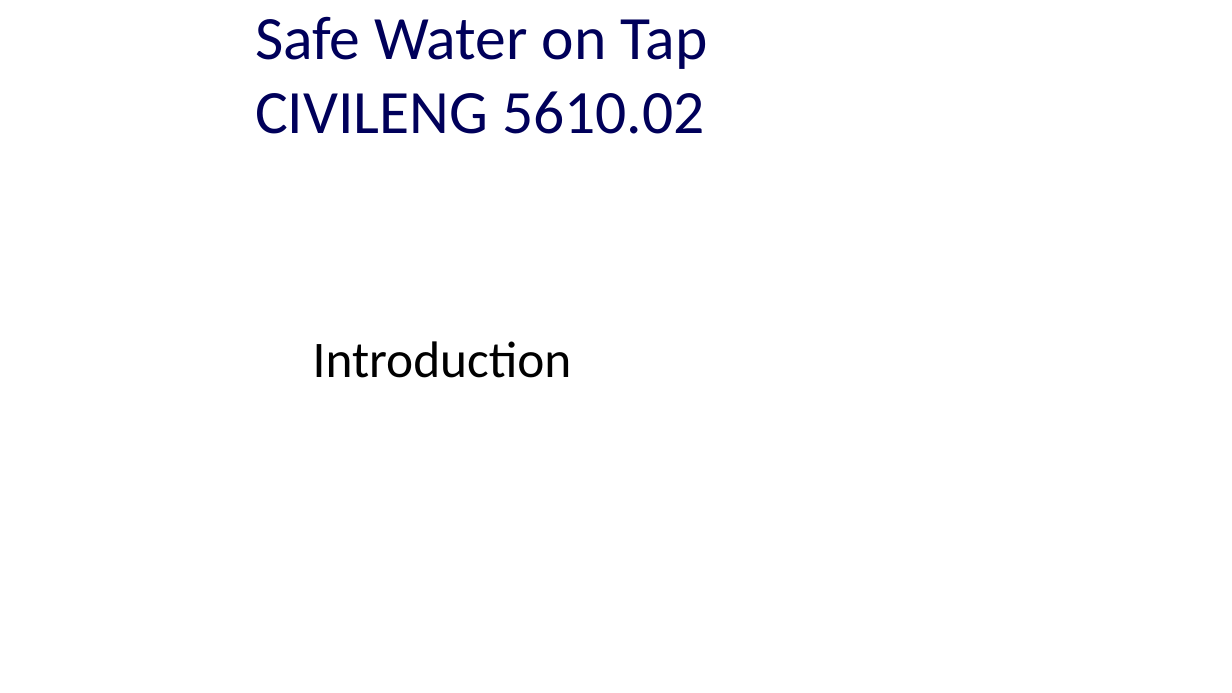
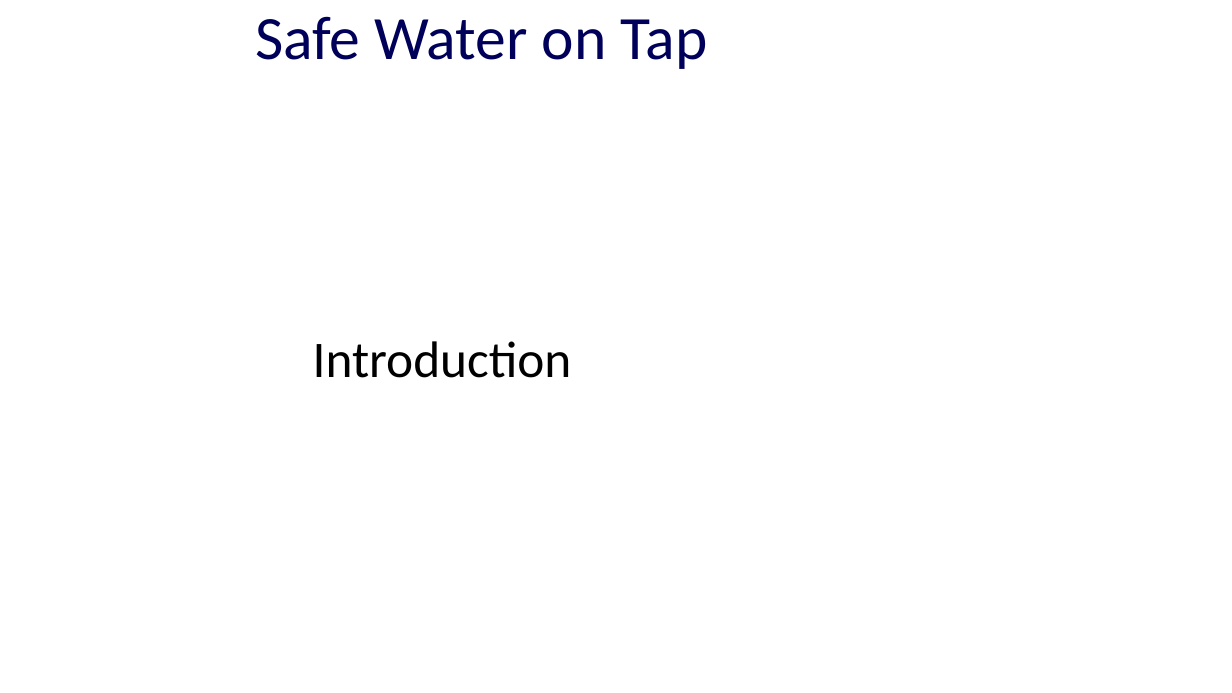
Before and after one commit to monroews/CEE4520Lectures, a slide deck: slide 1 of Discussions/Introduction.pptx. Drawn at 1232x693 pixels with LibreOffice and Linux fonts; fonts in the diff are those of the drawing; background and template pictures are left out. Boxes give left, top, right and bottom in pixels: in the first picture for what was removed or moved away, otherwise in the second. Text is boxed around its words. In the diff, an @@ line names an element or a change of style, - is before the commit and + after.

```diff
--- a/Discussions/Introduction.pptx
+++ b/Discussions/Introduction.pptx
@@ title at [255,16,707,69]: text changed @@
-Safe Water on Tap
-CIVILENG 5610.02
+Safe Water on Tap
```
Also in this commit, not shown: 1 other slide changed, 2 other files.
